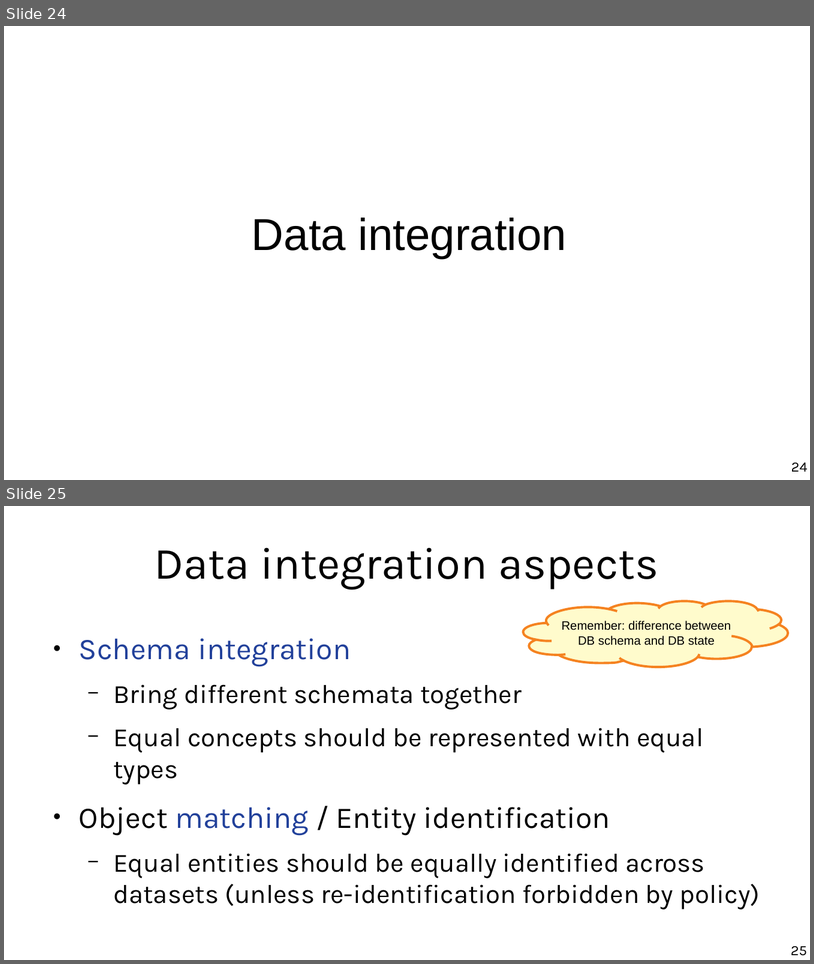
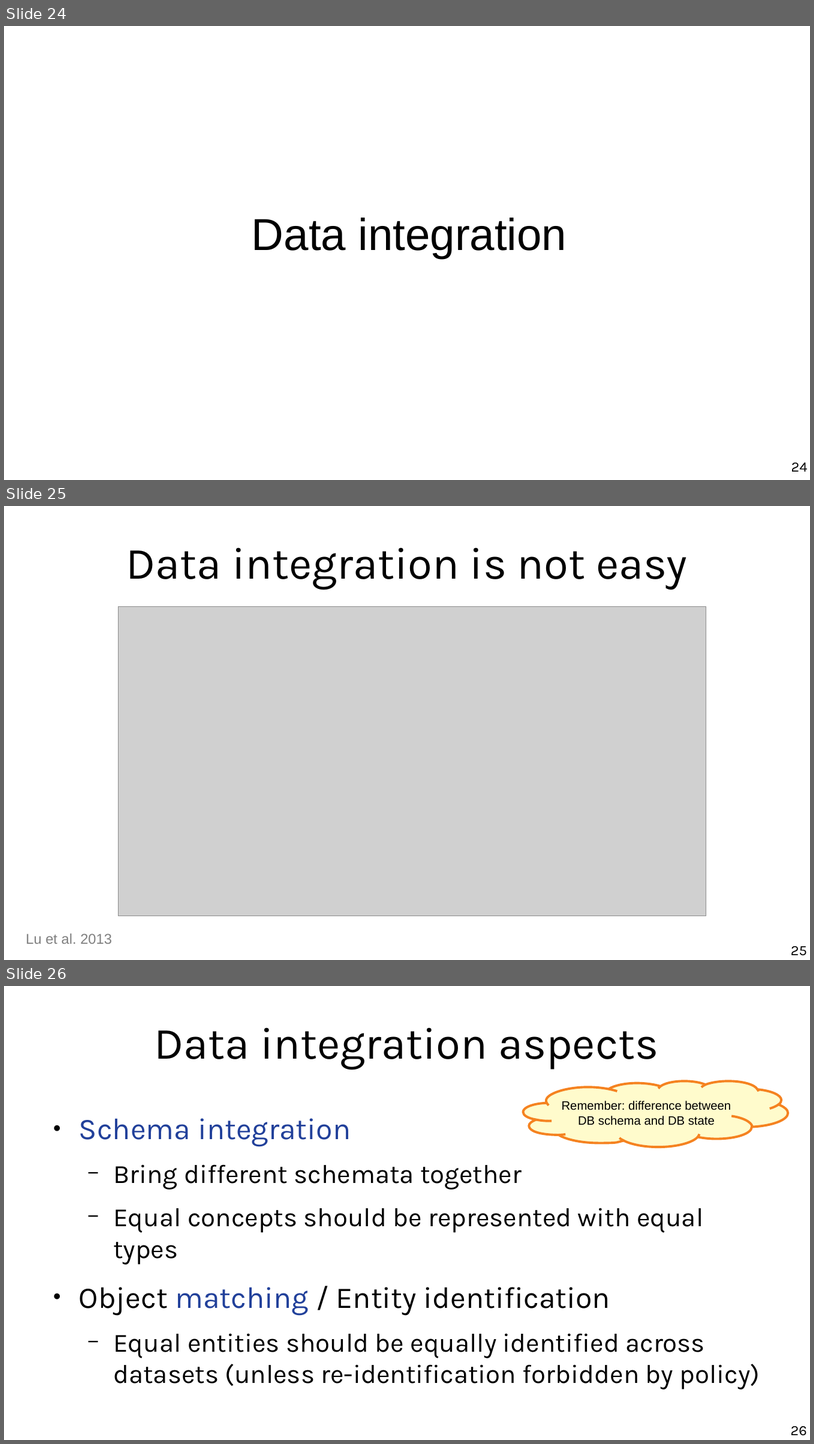
Before and after one commit to marco-calautti/data-mining-course, a slide deck: theory/tt02_data_preparation.odp. Shown one above the other, each under a label of ours: slides 24 and 25 before the commit, slides 24, 25 and 26 after it. The pictures are 814x964 and 814x1444 pixels, drawn with LibreOffice and Linux fonts; fonts in the diff are those of the drawing; grey boxes stand for pictures. Boxes give left, top, right and bottom in pixels: in the first picture for what was removed or moved away, otherwise in the second. Text is boxed around its words. In the diff, an @@ line names an element or a change of style, - is before the commit and + after.

```diff
--- a/theory/tt02_data_preparation.odp
+++ b/theory/tt02_data_preparation.odp
@@ slide 25 added at (4,506,810,960), background #FFFFFF @@
@@ title added at (126,547,687,589), 44 pt, text #000000 @@
+Data integration is not easy
@@ picture added at (118,606,707,916) @@
@@ text added at (26,933,112,943), 14 pt, text #808080 @@
+Lu et al. 2013
@@ page number added at (791,946,807,955), 14 pt, text #000000 @@
+25
@@ what was slide 25 is now slide 26 @@
@@ page number at (791,1426,807,1435): text changed @@
-25
+26
```
Also in this commit, not shown: 1 slide changed, 2 other files.
